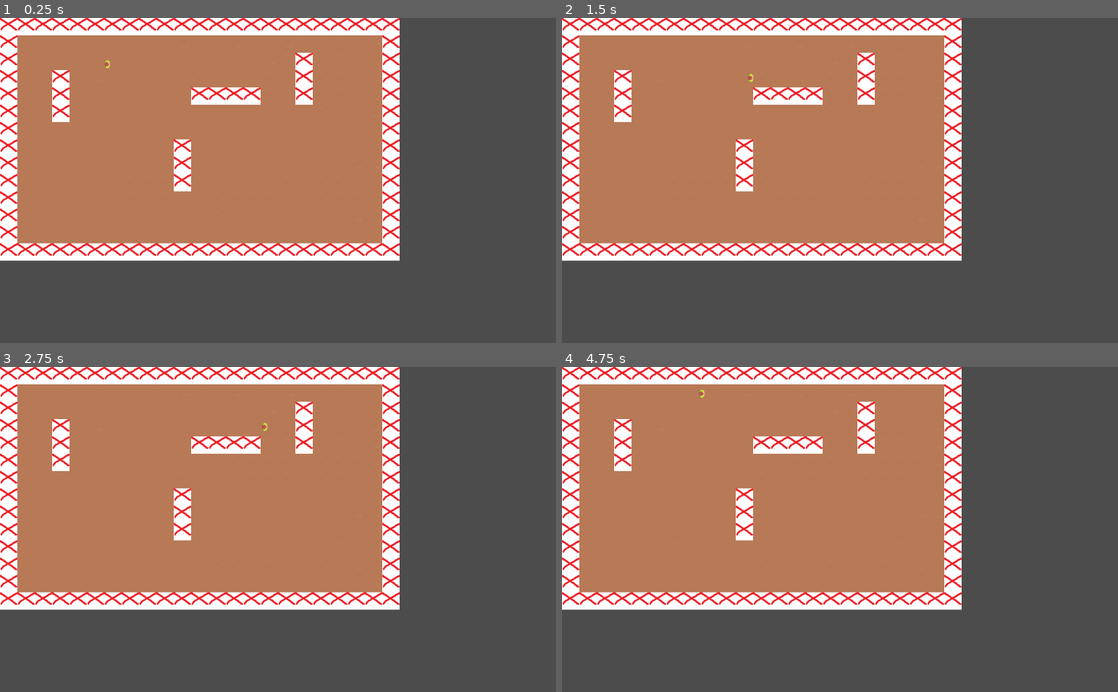
Above: before the commit, frames 1-4 (two rows, left to right).
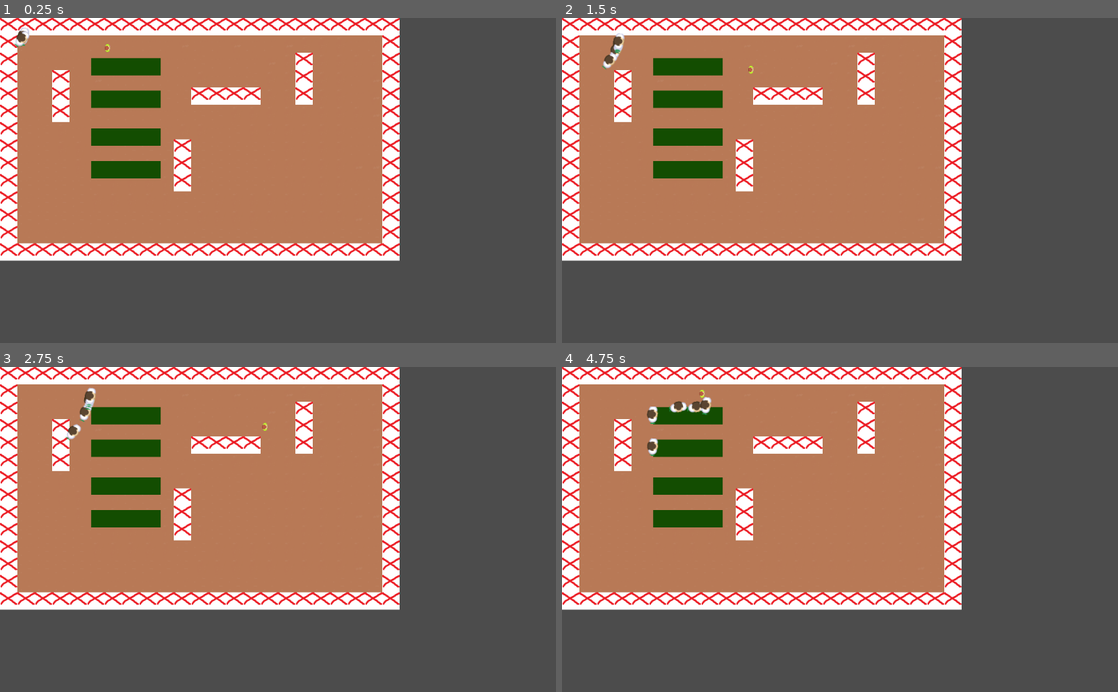
Above: after the commit, the same moments.

Repository: Mezzenstein/beansjam2018
Game: Godot game, scene res://World.tscn
Two runs of this game, one before a commit and one after it. Both use one fixed random seed, a clock stepped at 60 frames per second and the inputs below.
Inputs:
- Up to frame 1 (0.25 s): no input
- Up to frame 2 (1.5 s): hold Right (ui_right) 0.53-1.28 s; hold Down (ui_down) from 1.28 s (still down)
- Up to frame 3 (2.75 s): release Down (ui_down) at 2.03 s; hold Right (ui_right) from 2.03 s (still down)
- Up to frame 4 (4.75 s): release Right (ui_right) at 2.78 s; hold Up (ui_up) 2.78-3.53 s; hold Left (ui_left) from 3.53 s (still down)

The runs differ from the first frame. In frame 1, 2.9% of the frame differs, in the area x 2-29%, y 2-50%; in frame 2, 3.0%; in frame 3, 3.0%, in the area x 11-29%, y 6-50%; in frame 4, 3.0%.

Commit message:
add player movement

Diff:
--- /dev/null
+++ b/gameobjects/Bank.tscn
@@ -0,0 +1,28 @@
+[gd_scene load_steps=3 format=2]
+
+[ext_resource path="res://assets/bank.png" type="Texture" id=1]
+[ext_resource path="res://gameobjects/Bankplatz.gd" type="Script" id=2]
+
+[node name="Bank" type="Sprite"]
+
+texture = ExtResource( 1 )
+
+[node name="Position2D" type="Position2D" parent="." index="0"]
+
+position = Vector2( -50, 0 )
+script = ExtResource( 2 )
+
+[node name="Position2D2" type="Position2D" parent="." index="1"]
+
+position = Vector2( -16, 0 )
+script = ExtResource( 2 )
+
+[node name="Position2D3" type="Position2D" parent="." index="2"]
+
+position = Vector2( 17, 0 )
+script = ExtResource( 2 )
+
+[node name="Position2D4" type="Position2D" parent="." index="3"]
+
+position = Vector2( 48, 0 )
+script = ExtResource( 2 )
--- /dev/null
+++ b/gameobjects/Bankplatz.gd
@@ -0,0 +1,18 @@
+extends Position2D
+
+func _ready():
+	print("ready")
+	self.add_to_group("places_free")
+	print(self.get_groups())
+
+func block():
+	print("block")
+	self.remove_from_group("places_free")
+	self.add_to_group("places_used")
+	print(self.get_groups())
+
+func unblock():
+	print("unblock")
+	self.remove_from_group("places_used")
+	self.add_to_group("places_free")
+	print(self.get_groups())
--- /dev/null
+++ b/gameobjects/Besucher.gd
@@ -0,0 +1,66 @@
+extends KinematicBody2D
+
+# target
+var place = null
+var timer = 0
+
+# path
+var path = []
+var currentPathPosition = 0
+var speed = 3000
+
+func _ready():
+	# Find free Place
+	self.global_position = Vector2(32, 32)
+
+func _process(delta):
+	if (path.size() > 0):
+		run(delta)
+		return
+
+	timer -= delta
+
+	if (timer <= 0):
+		goToNewPlace()
+		return
+
+func run(delta):
+	var target = path[currentPathPosition]
+	var velocity = (target - self.global_position).normalized() * (speed * delta)
+	rotation = velocity.angle()
+
+	if (target - position).length() > 3:
+		move_and_slide(velocity)
+	else:
+		# new point
+		currentPathPosition += 1
+		if currentPathPosition > path.size()-1:
+			path = []
+			rotation = (place.global_position - self.global_position).normalized().angle()
+
+func goToNewPlace():
+	findFreePlace()
+	setNewTimer()
+
+	if (place == null):
+		return
+
+	var nav = get_node("/root/World/level/Navigation2D")
+	path = nav.getPath(self, place.global_position)
+
+	print(path.size())
+	currentPathPosition = 0
+	self.update()
+
+
+func findFreePlace():
+	var places = get_tree().get_nodes_in_group("places_free")
+
+	place = places.pop_front()
+
+	if (place != null):
+		place.block()
+
+# Random Timer
+func setNewTimer():
+		timer = rand_range(5,20)
--- a/gameobjects/Besucher.tscn
+++ b/gameobjects/Besucher.tscn
@@ -1,6 +1,7 @@
-[gd_scene load_steps=3 format=2]
+[gd_scene load_steps=4 format=2]
 
-[ext_resource path="res://assets/sheet_charactersEquipment.png" type="Texture" id=1]
+[ext_resource path="res://gameobjects/Besucher.gd" type="Script" id=1]
+[ext_resource path="res://assets/sheet_charactersEquipment.png" type="Texture" id=2]
 
 [sub_resource type="CapsuleShape2D" id=1]
 
@@ -10,16 +11,16 @@
 
 [node name="Besucher" type="KinematicBody2D" index="0"]
 
-scale = Vector2( 2.51429, 2.03842 )
 input_pickable = false
 collision_layer = 1
 collision_mask = 1
 collision/safe_margin = 0.08
+script = ExtResource( 1 )
 _sections_unfolded = [ "Transform" ]
 
 [node name="Sprite" type="Sprite" parent="." index="0"]
 
-texture = ExtResource( 1 )
+texture = ExtResource( 2 )
 region_enabled = true
 region_rect = Rect2( 32, 32, 20, 32 )
 _sections_unfolded = [ "Offset", "Region" ]
@@ -28,3 +29,5 @@
 
 position = Vector2( 0.375, 0 )
 shape = SubResource( 1 )
+disabled = true
+_sections_unfolded = [ "Transform" ]
--- /dev/null
+++ b/level/Navigation2D.gd
@@ -0,0 +1,6 @@
+extends Navigation2D
+
+func getPath(enemy, end):
+	var endPos = Vector2(end.x,end.y)
+	var closestPos = get_closest_point(endPos)
+	return get_simple_path(enemy.global_position, closestPos)
--- a/level/level1.tscn
+++ b/level/level1.tscn
@@ -1,15 +1,24 @@
-[gd_scene load_steps=5 format=2]
+[gd_scene load_steps=9 format=2]
 
 [ext_resource path="res://level/level1.gd" type="Script" id=1]
 [ext_resource path="res://level/tilesetlvl1.res" type="TileSet" id=2]
 [ext_resource path="res://level/Area2D.gd" type="Script" id=3]
+[ext_resource path="res://level/Navigation2D.gd" type="Script" id=4]
+[ext_resource path="res://gameobjects/Bank.tscn" type="PackedScene" id=5]
+[ext_resource path="res://gameobjects/Besucher.tscn" type="PackedScene" id=6]
 
 [sub_resource type="RectangleShape2D" id=1]
 
 custom_solver_bias = 0.0
 extents = Vector2( 32, 10 )
 
-[node name="level" type="Node2D" index="0"]
+[sub_resource type="NavigationPolygon" id=2]
+
+vertices = PoolVector2Array( 31, 32.5, 704, 32.5, 297.5, 74, 168, 74.5, 294.9, 294, 703.5, 416.5, 32, 417, 168.4, 295, 168.4, 204, 168.5, 165, 294.4, 205, 296.5, 164.5 )
+polygons = [ PoolIntArray( 0, 1, 2, 3 ), PoolIntArray( 4, 5, 6, 7 ), PoolIntArray( 8, 7, 6, 0, 3 ), PoolIntArray( 8, 3, 9 ), PoolIntArray( 1, 5, 4, 10, 11 ), PoolIntArray( 10, 8, 9, 11 ), PoolIntArray( 1, 11, 2 ) ]
+outlines = [ PoolVector2Array( 31, 32.5, 704, 32.5, 703.5, 416.5, 32, 417 ), PoolVector2Array( 168, 74.5, 168.5, 165, 296.5, 164.5, 297.5, 74 ), PoolVector2Array( 168.4, 204, 294.4, 205, 294.9, 294, 168.4, 295 ) ]
+
+[node name="level" type="Node2D"]
 
 script = ExtResource( 1 )
 
@@ -36,7 +45,7 @@
 
 [node name="playerspawn" type="Position2D" parent="." index="1"]
 
-position = Vector2( 197.574, 85.5315 )
+position = Vector2( 197.574, 55.5315 )
 scale = Vector2( 0.320935, 0.320935 )
 
 [node name="Area2D" type="Area2D" parent="." index="2"]
@@ -54,9 +63,55 @@
 
 [node name="CollisionShape2D" type="CollisionShape2D" parent="Area2D" index="0"]
 
-position = Vector2( 0, -4.76837e-006 )
+position = Vector2( 0, -4.76837e-06 )
 scale = Vector2( 1, 2.46154 )
 shape = SubResource( 1 )
 _sections_unfolded = [ "Transform" ]
 
+[node name="Navigation2D" type="Navigation2D" parent="." index="3"]
+
+script = ExtResource( 4 )
+
+[node name="NavigationPolygonInstance" type="NavigationPolygonInstance" parent="Navigation2D" index="0"]
+
+position = Vector2( 0.5, 0 )
+navpoly = SubResource( 2 )
+enabled = true
+
+[node name="Bank" parent="." index="4" instance=ExtResource( 5 )]
+
+position = Vector2( 232, 89.5 )
+
+[node name="Bank2" parent="." index="5" instance=ExtResource( 5 )]
+
+position = Vector2( 232, 149.5 )
+
+[node name="Bank3" parent="." index="6" instance=ExtResource( 5 )]
+
+position = Vector2( 232, 219.5 )
+
+[node name="Bank4" parent="." index="7" instance=ExtResource( 5 )]
+
+position = Vector2( 232, 279.5 )
+
+[node name="Besucher" parent="." index="8" instance=ExtResource( 6 )]
+
+position = Vector2( 176, 209.5 )
+
+[node name="Besucher2" parent="." index="9" instance=ExtResource( 6 )]
+
+position = Vector2( 176, 209.5 )
+
+[node name="Besucher3" parent="." index="10" instance=ExtResource( 6 )]
+
+position = Vector2( 176, 209.5 )
+
+[node name="Besucher4" parent="." index="11" instance=ExtResource( 6 )]
+
+position = Vector2( 176, 209.5 )
+
+[node name="Besucher5" parent="." index="12" instance=ExtResource( 6 )]
+
+position = Vector2( 176, 209.5 )
+
 [connection signal="area_entered" from="Area2D" to="Area2D" method="_on_Area2D_area_entered"]
Binary file added: assets/bank.png
Not shown, added: assets/bank.png.import
Binary file added: assets/besucher.png
Not shown, added: assets/besucher.png.import
Binary file added: assets/kellner.png
Not shown, added: assets/kellner.png.import
Binary file added: assets/tisch.png
Not shown, added: assets/tisch.png.import
